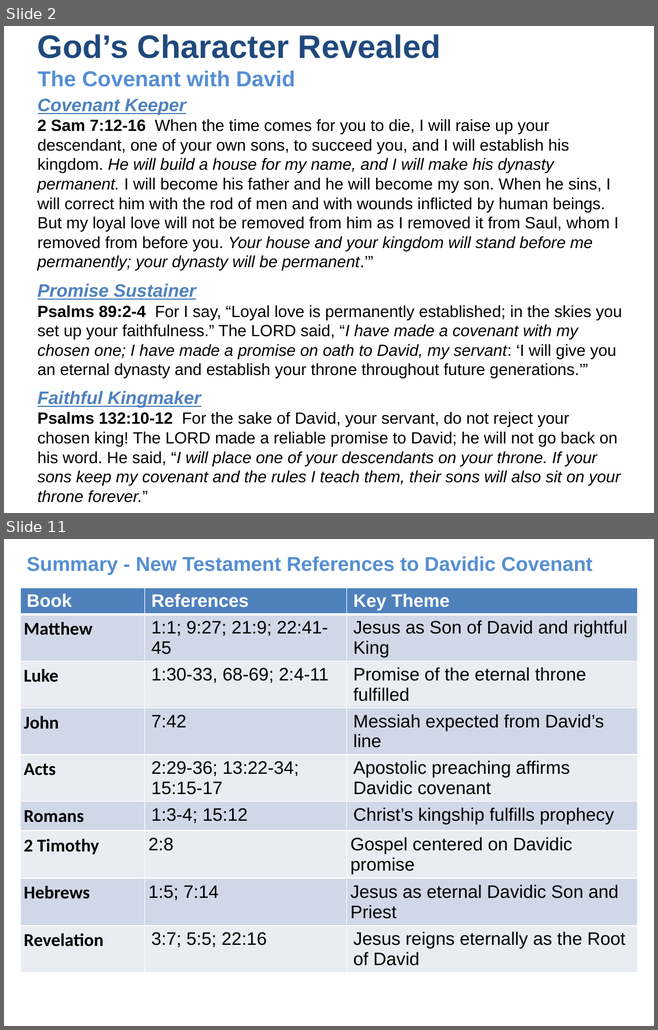
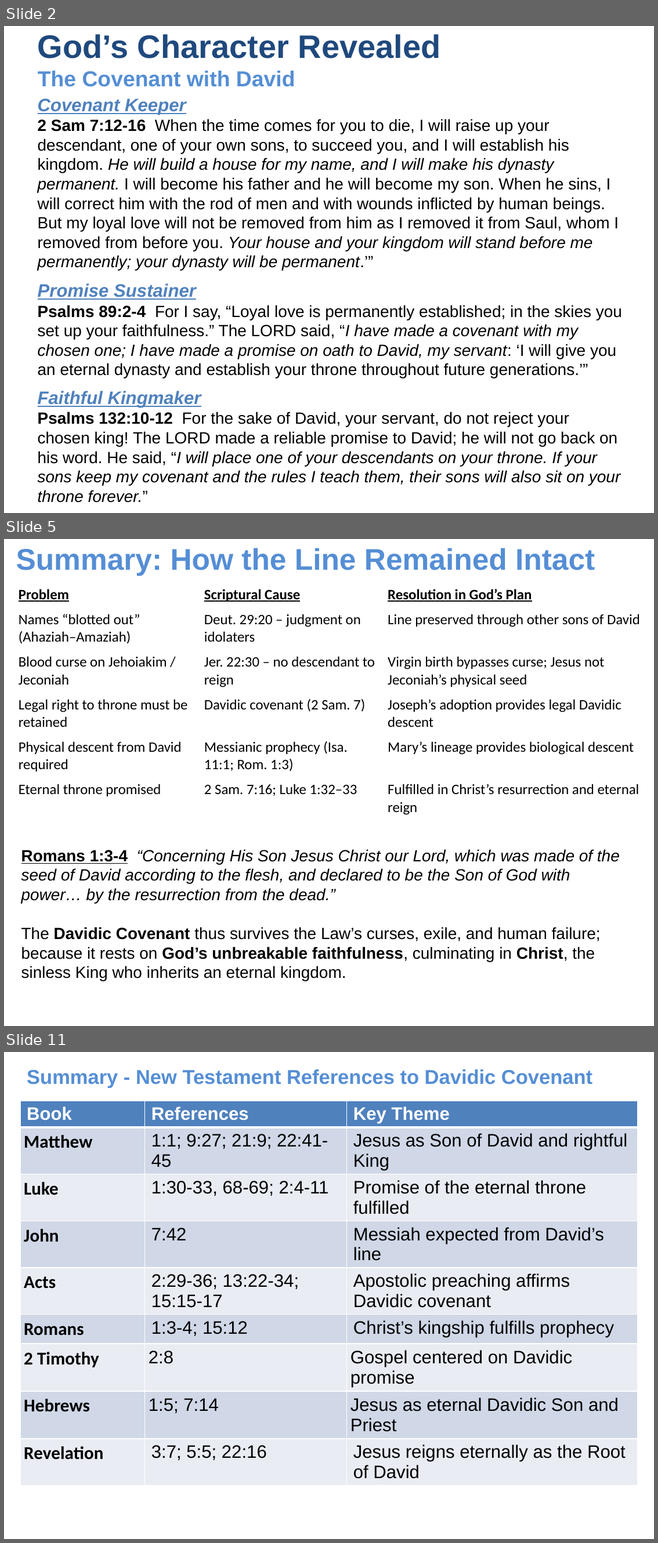
Before and after one commit to UsefulEngines/EvangelismPublic, a slide deck: 2025-Q4/Promises4/2025-10-26-Promises4.pptx. Shown one above the other, each under a label of ours: slides 2 and 11 before the commit, slides 2, 5 and 11 after it; the slides between them are not shown. The pictures are 658x1030 and 658x1543 pixels, drawn with LibreOffice and Linux fonts; fonts in the diff are those of the drawing. Boxes give left, top, right and bottom in pixels: in the first picture for what was removed or moved away, otherwise in the second. Text is boxed around its words. In the diff, an @@ line names an element or a change of style, - is before the commit and + after.

```diff
--- a/2025-Q4/Promises4/2025-10-26-Promises4.pptx
+++ b/2025-Q4/Promises4/2025-10-26-Promises4.pptx
@@ slide 5 added at box(4, 539, 654, 1026), background #FFFFFF @@
@@ text added at box(16, 548, 594, 576), 33.1 pt, text #558ED5, bold @@
+Summary: How the Line Remained Intact
@@ table added at box(15, 583, 648, 817), 6 rows, 3 columns @@
+Problem | Scriptural Cause | Resolution in God’s Plan
+Names “blotted out” (Ahaziah–Amaziah) | Deut. 29:20 – judgment on idolaters | Line preserved through other sons of David
+Blood curse on Jehoiakim / Jeconiah | Jer. 22:30 – no descendant to reign | Virgin birth bypasses curse; Jesus not Jeconiah’s physical seed
+Legal right to throne must be retained | Davidic covenant (2 Sam. 7) | Joseph’s adoption provides legal Davidic descent
+Physical descent from David required | Messianic prophecy (Isa. 11:1; Rom. 1:3) | Mary’s lineage provides biological descent
+Eternal throne promised | 2 Sam. 7:16; Luke 1:32–33 | Fulfilled in Christ’s resurrection and eternal reign
@@ text added at box(21, 849, 619, 981), 18 pt, text #000000 @@
+Romans 1:3-4 “Concerning His Son Jesus Christ our Lord, which was made of the seed of David according to the flesh, and declared to be the Son of God with power… by the resurrection from the dead.”
+The Davidic Covenant thus survives the Law’s curses, exile, and human failure;
+because it rests on God’s unbreakable faithfulness, culminating in Christ, the sinless King who inherits an eternal kingdom.
```
Also in this commit, not shown: 5 slides changed, 2 other slides added, 3 slides removed.
